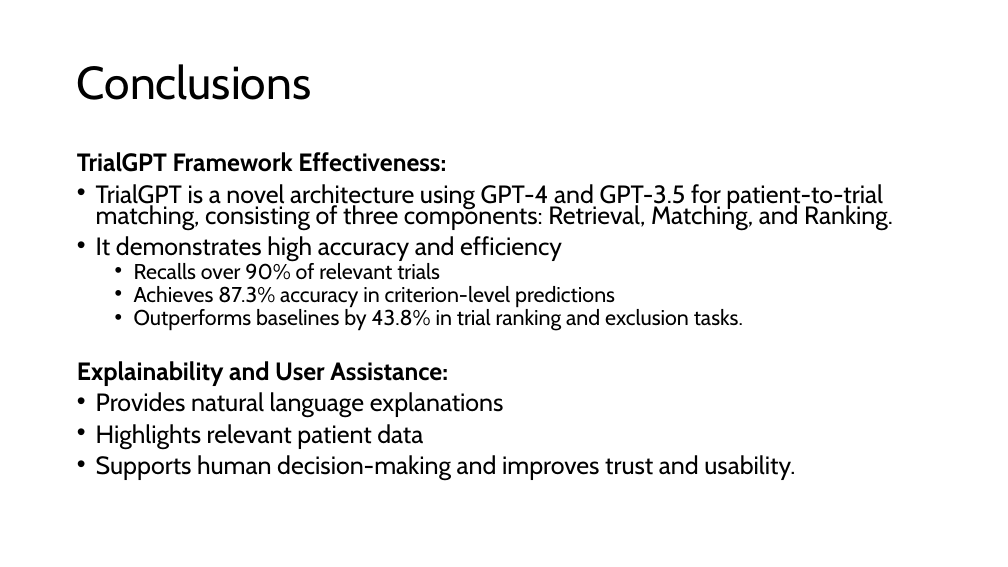
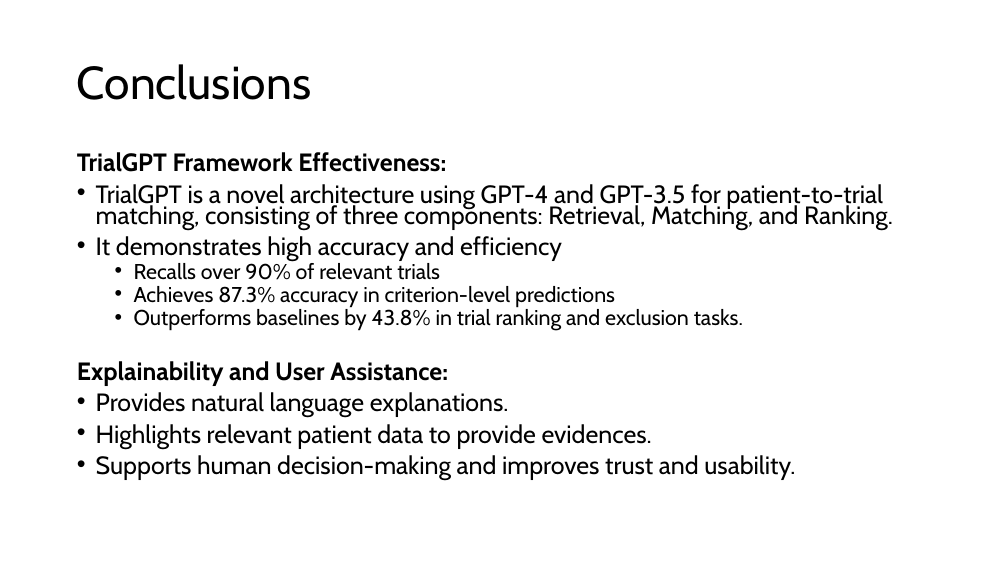
Before and after one commit to BecTome/UPC_MasterArtificialIntelligence, a slide deck: slide 13 of HLE/TrialGPT.pptx. Drawn at 1008x567 pixels with LibreOffice and Linux fonts; fonts in the diff are those of the drawing. Boxes give left, top, right and bottom in pixels: in the first picture for what was removed or moved away, otherwise in the second. Text is boxed around its words. In the diff, an @@ line names an element or a change of style, - is before the commit and + after.

```diff
--- a/HLE/TrialGPT.pptx
+++ b/HLE/TrialGPT.pptx
@@ text at (96, 392, 652, 448): text changed @@
-• Provides natural language explanations
-• Highlights relevant patient data
+• Provides natural language explanations.
+• Highlights relevant patient data to provide evidences.
```
Also in this commit, not shown: 3 other slides changed, 1 other file.
